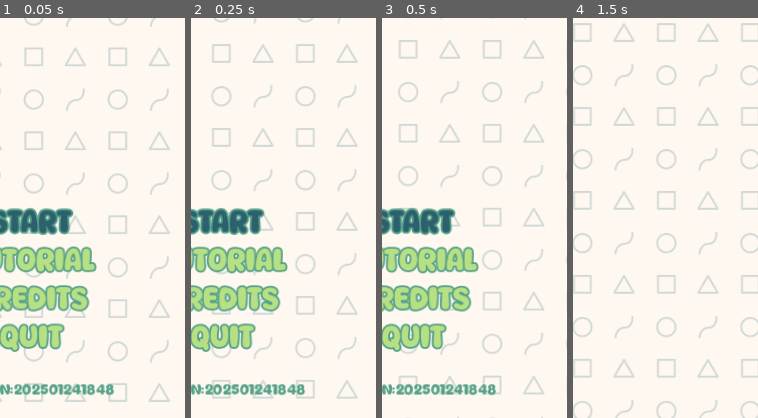
Above: before the commit, frames 1-4 (left to right).
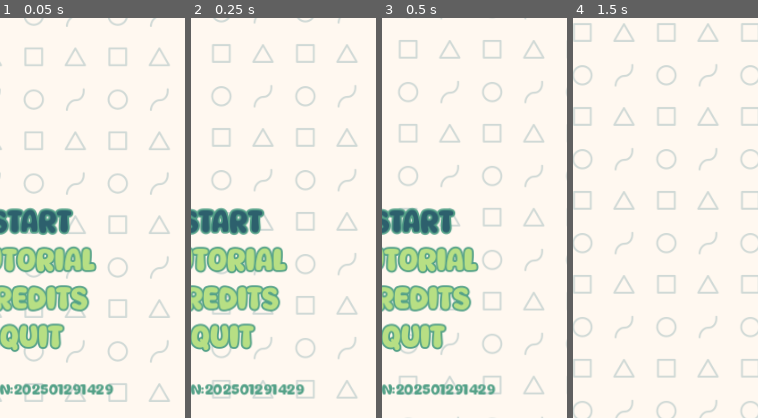
Above: after the commit, the same moments.

Repository: magopian/rummager
Game: Godot game, scene res://start_menu.tscn
Same seed, same stepped clock (60 frames per second), same inputs: the game is played once before the commit and once after it. Sound files missing from this copy of the repository are replaced by a short silence.
Inputs (mouse positions are % of the whole screen's width and height, from its top left):
- Up to frame 1 (0.05 s): no input
- Up to frame 2 (0.25 s): no input
- Up to frame 3 (0.5 s): no input
- Up to frame 4 (1.5 s): click "START" at 0.5 s; click (50, 50) at 1.25 s
The pictures show only the part of the screen within x 41-91%, y 50-100%; the shares and areas given below are measured in that part.

The runs differ from the first frame. In frame 1, 0.4% of the frame differs, in the area x 38-62%, y 91-95%; in frame 2, 0.4%; in frame 3, 0.4%; in frame 4, nothing differs.

Commit message:
Bump version number

Diff:
--- a/project.godot
+++ b/project.godot
@@ -11,7 +11,7 @@
 [application]
 
 config/name="Rummager"
-config/version="202501241848"
+config/version="202501291429"
 run/main_scene="res://start_menu.tscn"
 config/features=PackedStringArray("4.3", "Mobile")
 boot_splash/image="res://assets/boot_splash.png"
Not shown, changed: export_presets.cfg
